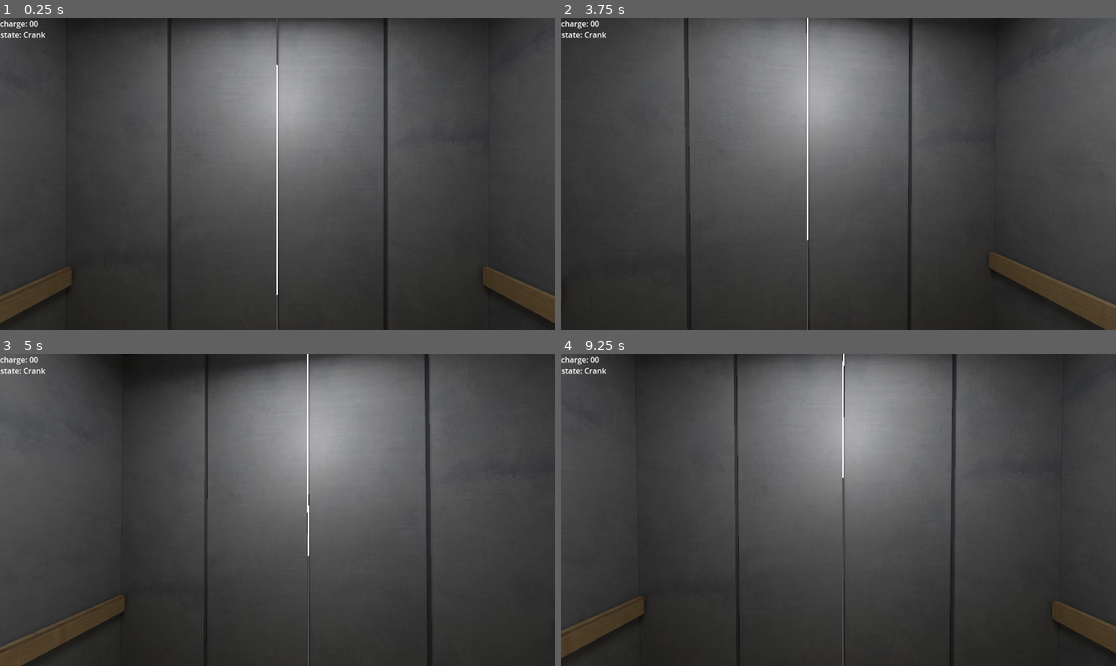
Above: before the commit, frames 1-4 (two rows, left to right).
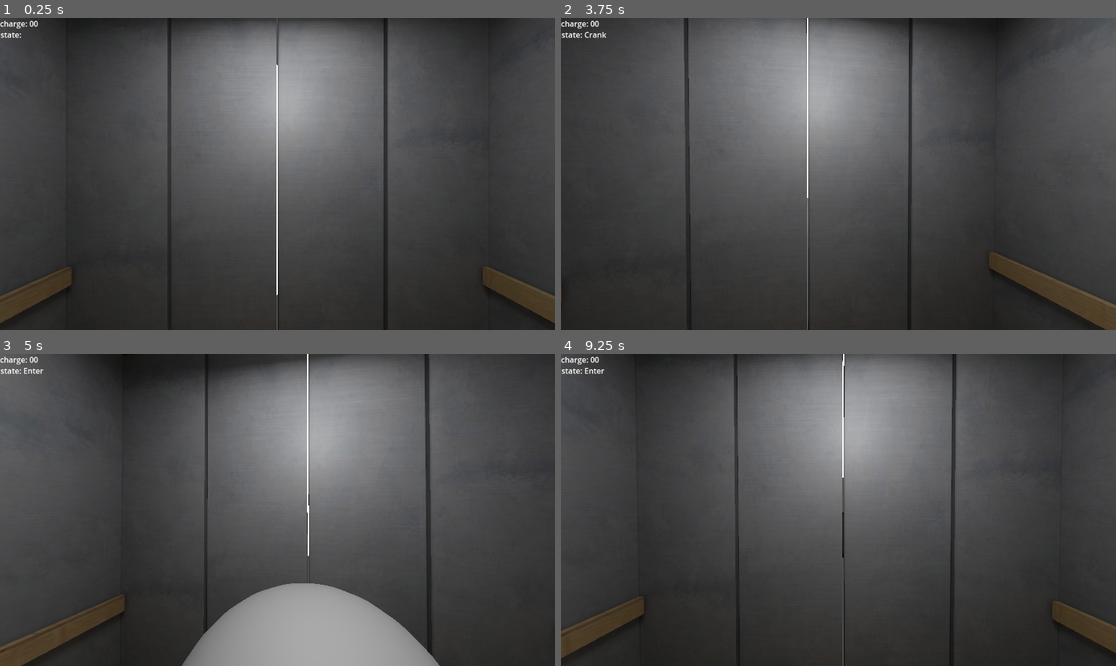
Above: after the commit, the same moments.

Repository: DerBrezel/elevator-pitch
Game: Godot game, scene res://scene_elevator_test.tscn
Two runs of this game, one before a commit and one after it. Both use one fixed random seed, a clock stepped at 60 frames per second and the inputs below.
Inputs (mouse positions are in pixels of both pictures, inside the frame that each line leads up to):
- Up to frame 1 (0.25 s): no input
- Up to frame 2 (3.75 s): tap Enter at 0.5, 2, 3.5 s; move the mouse to (866, 174) at 0.52 s; hold 1 (1) 0.53-1.28 s; tap 2 (2) at 0.8, 1.35 s; tap Space at 1.25, 2.75 s; move the mouse to (810, 174) at 1.27 s; tap 3 (3) at 1.55 s; move the mouse to (849, 167) at 2.02 s; hold 3 (3) 2.03-2.78 s; tap 4 (4) at 2.3, 2.85 s; move the mouse to (832, 180) at 2.77 s; tap 5 (5) at 3.05 s; move the mouse to (877, 177) at 3.52 s; hold 5 (5) from 3.53 s (still down)
- Up to frame 3 (5 s): tap 6 (6) at 3.8, 4.35 s; move the mouse to (233, 506) at 4.27 s; release 5 (5) at 4.28 s; tap 1 (1) at 4.55 s
- Up to frame 4 (9.25 s): move the mouse to (844, 510) at 5.02 s; hold 1 (1) 5.03-5.78 s; tap 2 (2) at 5.3, 5.85 s; tap Space at 5.75 s; move the mouse to (816, 503) at 5.77 s; tap 3 (3) at 6.05 s; move the mouse to (866, 510) at 6.52 s; hold 3 (3) 6.53-7.28 s; tap 4 (4) at 6.8, 7.35 s; move the mouse to (810, 510) at 7.27 s; tap 5 (5) at 7.55 s; move the mouse to (849, 503) at 8.02 s; hold 5 (5) 8.03-8.78 s; tap 6 (6) at 8.3, 8.85 s; move the mouse to (832, 516) at 8.77 s; tap 1 (1) at 9.05 s

The runs differ from the first frame. In frame 1, less than 0.1% of the frame differs, in the area x 4-9%, y 4-7%; in frame 2, less than 0.1%; in frame 3, 8.5%, in the area x 4-80%, y 4-100%; in frame 4, less than 0.1%.

Commit message:
feat: add billy

Diff:
--- /dev/null
+++ b/character/billy.gd
@@ -0,0 +1,15 @@
+extends Node3D
+
+@onready var animation_player: AnimationPlayer = $AnimationPlayer
+
+# Called when the node enters the scene tree for the first time.
+func _ready() -> void:
+	pass # Replace with function body.
+
+
+# Called every frame. 'delta' is the elapsed time since the previous frame.
+func _process(delta: float) -> void:
+	if Elevator.machine.current_state.name == "Enter":
+		animation_player.play("enter")
+		await animation_player.animation_finished
+		Elevator.machine.change_state("Crank")
--- /dev/null
+++ b/character/billy.tscn
@@ -0,0 +1,48 @@
+[gd_scene load_steps=7 format=3 uid="uid://dgx6gq6aww028"]
+
+[ext_resource type="Script" path="res://character/billy.gd" id="1_xn731"]
+
+[sub_resource type="CapsuleMesh" id="CapsuleMesh_3qe7t"]
+
+[sub_resource type="Animation" id="Animation_p14eo"]
+resource_name = "idle"
+
+[sub_resource type="Animation" id="Animation_meqhp"]
+resource_name = "enter"
+length = 6.0
+tracks/0/type = "position_3d"
+tracks/0/imported = false
+tracks/0/enabled = true
+tracks/0/path = NodePath(".")
+tracks/0/interp = 1
+tracks/0/loop_wrap = true
+tracks/0/keys = PackedFloat32Array(0, 1, 0, 0, -4, 6, 1, 0, 0, 1.2)
+
+[sub_resource type="Animation" id="Animation_3yu0o"]
+length = 0.001
+tracks/0/type = "position_3d"
+tracks/0/imported = false
+tracks/0/enabled = true
+tracks/0/path = NodePath(".")
+tracks/0/interp = 1
+tracks/0/loop_wrap = true
+tracks/0/keys = PackedFloat32Array(0, 1, 0, 0, 0)
+
+[sub_resource type="AnimationLibrary" id="AnimationLibrary_yuu82"]
+_data = {
+"RESET": SubResource("Animation_3yu0o"),
+"enter": SubResource("Animation_meqhp"),
+"idle": SubResource("Animation_p14eo")
+}
+
+[node name="Billy" type="Node3D"]
+transform = Transform3D(0.5, 0, 0, 0, 0.5, 0, 0, 0, 0.5, 0, 0, 0)
+script = ExtResource("1_xn731")
+
+[node name="MeshInstance3D" type="MeshInstance3D" parent="."]
+mesh = SubResource("CapsuleMesh_3qe7t")
+
+[node name="AnimationPlayer" type="AnimationPlayer" parent="."]
+libraries = {
+"": SubResource("AnimationLibrary_yuu82")
+}
--- a/core/scripts/elevator.gd
+++ b/core/scripts/elevator.gd
@@ -2,7 +2,7 @@
 
 const CHARGE_MULT := 1.0
 var charge := 0.0
-var goal := 1.0
+var goal := 1
 
 var machine : StateMachine
 
--- a/core/scripts/state_enter.gd
+++ b/core/scripts/state_enter.gd
@@ -4,7 +4,7 @@
 var is_finished : bool
 
 func enter():
-	is_finished = true
+	is_finished = false
 	pass
 
 func update(delta: float) -> void:
--- a/scene_elevator_test.tscn
+++ b/scene_elevator_test.tscn
@@ -11,6 +11,7 @@
 [ext_resource type="Script" path="res://elevator/scenes/ui_label_debug_state.gd" id="8_wlwx0"]
 [ext_resource type="PackedScene" uid="uid://cvmylqt8wdnhd" path="res://elevator/elevator_asset.tscn" id="10_x0dac"]
 [ext_resource type="AudioStream" uid="uid://bbau3vr36vxhc" path="res://assets/Brazilian Bossa Nova Jazz Podcast.mp3" id="11_hmmat"]
+[ext_resource type="PackedScene" uid="uid://dgx6gq6aww028" path="res://character/billy.tscn" id="12_uog7s"]
 
 [node name="World" type="Node3D"]
 
@@ -61,3 +62,5 @@
 stream = ExtResource("11_hmmat")
 volume_db = 8.0
 autoplay = true
+
+[node name="Billy" parent="." instance=ExtResource("12_uog7s")]
Not shown: 1 places in scene_elevator_test.tscn that only renumber resources
